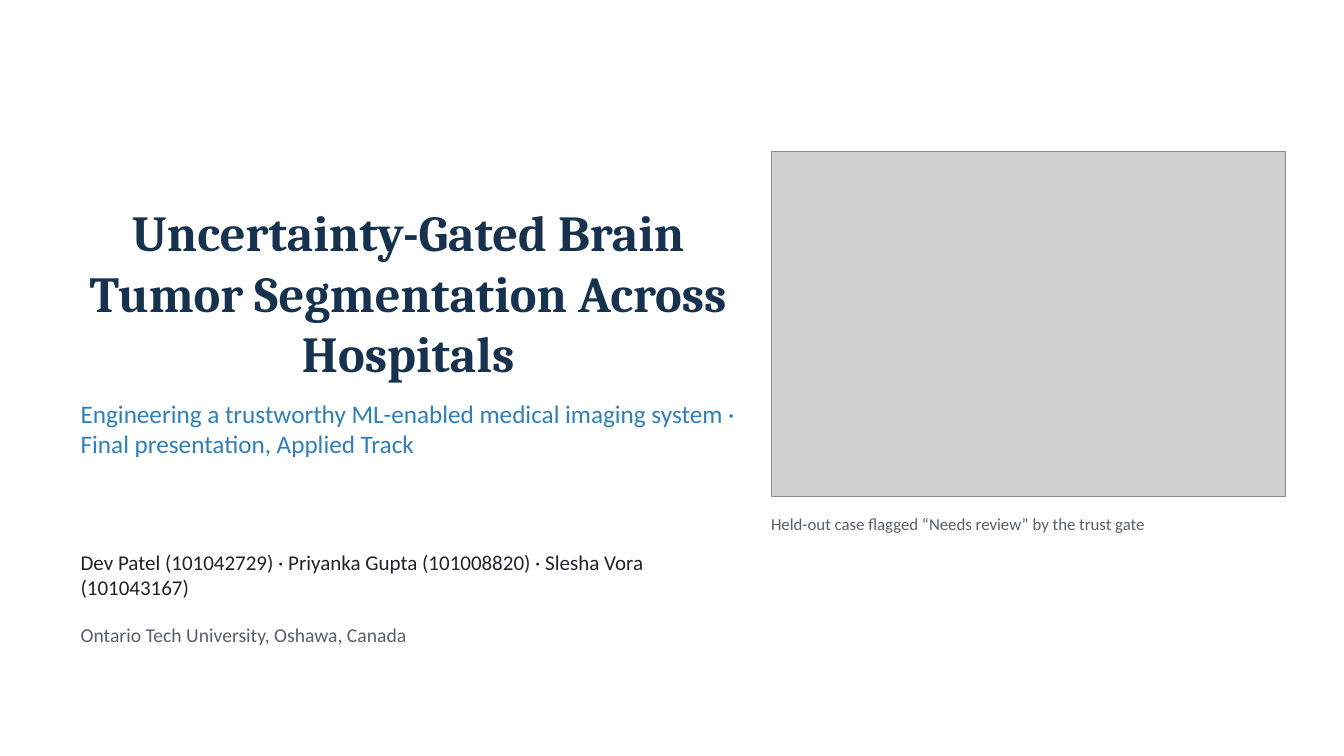
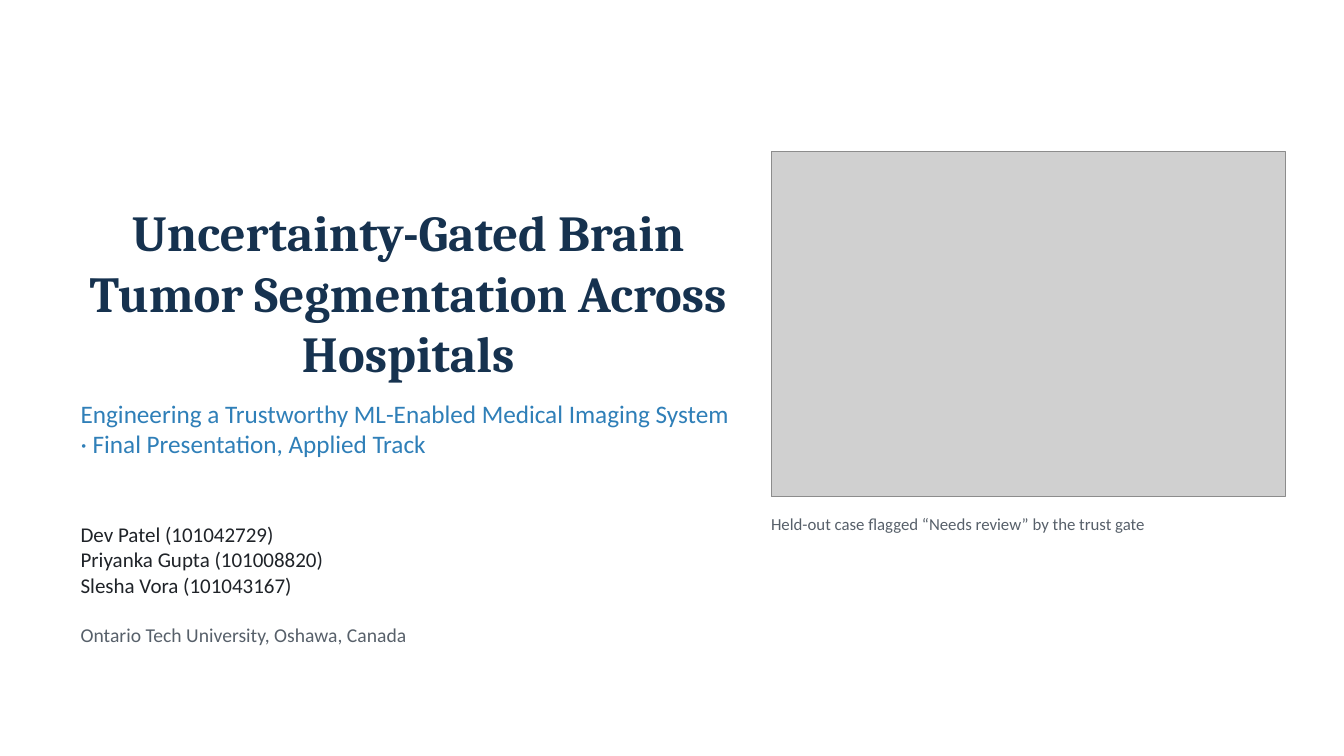
Before and after one commit to DevPatel1704/brain-tumor-qc, a slide deck: slide 1 of docs/slides/btqc_presentation.pptx. Drawn at 1344x756 pixels with LibreOffice and Linux fonts; fonts in the diff are those of the drawing; grey boxes stand for pictures. Boxes give left, top, right and bottom in pixels: in the first picture for what was removed or moved away, otherwise in the second. Text is boxed around its words. In the diff, an @@ line names an element or a change of style, - is before the commit and + after.

Commit message:
Final report and slides on the 98-case pilot
Baseline evaluated on 98 seeded test cases (val 33, in-site 33, held-out 32);
test-time adaptation (E3) and 8-flip vs 1-flip (E4) results added. Report
wording follows the data: no region improves significantly after Holm, and
the largest drop is reported for tumor core and enhancing tumor together.
Tables no longer split mid-row; headings stay with their content.

```diff
--- a/docs/slides/btqc_presentation.pptx
+++ b/docs/slides/btqc_presentation.pptx
@@ text at [81,405,729,457]: text changed @@
-Engineering a trustworthy ML-enabled medical imaging system · Final presentation, Applied Track
+Engineering a Trustworthy ML-Enabled Medical Imaging System · Final Presentation, Applied Track
@@ text at [81,527,323,596]: text changed @@
-Dev Patel (101042729) · Priyanka Gupta (101008820) · Slesha Vora (101043167)
+Dev Patel (101042729)
+Priyanka Gupta (101008820)
+Slesha Vora (101043167)
```
Also in this commit, not shown: 10 other slides changed, 50 other files.
